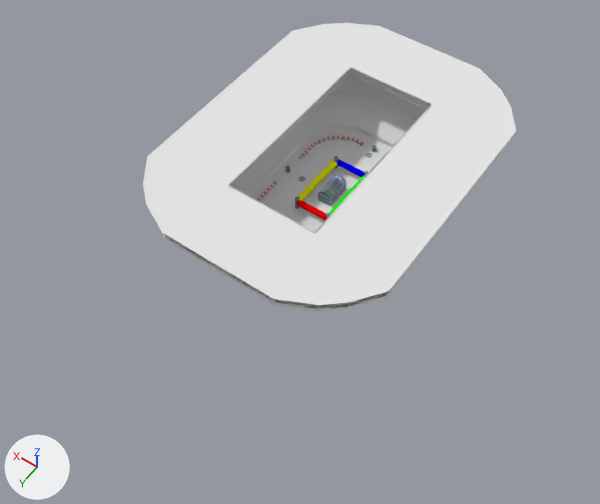
One commit to the Blender file media/trunk/tracks/arena_stadium/arena2.5.blend: the scene before it, then after it.
The view is the same before and after, from a camera (50 mm lens) standing at (-249.0, 335.0, 440.0) and looking at (-40.0, 42.0, -20.0). The lights are fixed; the arrows at lower left show +X, +Y and +Z. The first picture is the older version.

Names of what the first picture shows: 'Cube.001', 'Cube.002', 'Cube.007', 'Cube.010', 'beams1', 'beams2', 'ground', 'roof', 'stadium1', 'stadium2'.
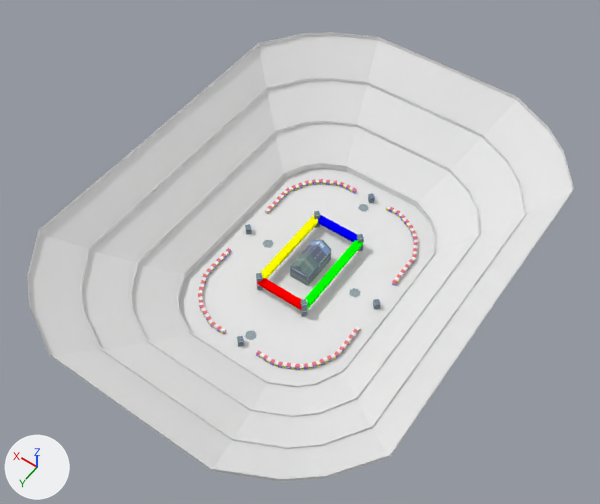
Where the change shows, as pixel boxes [x1, y1, x2, y2] in the pictures (600 x 504 px):
'stadium2', moved, rescaled (mostly hidden before)
    before: [164, 69, 511, 309]
    after: [28, 35, 572, 479]
'roof', hidden
    before: [143, 23, 516, 305]
'ground', moved, rescaled
    before: [250, 128, 391, 232]
    after: [179, 168, 435, 385]
'stadium1', moved, rescaled (mostly hidden before)
    before: [162, 77, 512, 311]
    after: [27, 32, 574, 481]
'Cube.002', moved, rescaled
    before: [257, 136, 364, 202]
    after: [198, 179, 418, 370]
'beams1', hidden
    before: [149, 69, 513, 310]
'Cube.010', moved, rescaled
    before: [295, 156, 369, 219]
    after: [256, 211, 364, 316]
'beams2', hidden
    before: [175, 69, 508, 309]
'Circle.003', moved, rescaled (not visible before)
    after: [245, 330, 257, 341]
'Cube.006', moved, rescaled (not visible before)
    after: [373, 299, 381, 309]
'Cube.003', moved, rescaled (not visible before)
    after: [237, 336, 244, 347]
'Cube.007', unchanged, uncovered by the edit
    before: [296, 159, 365, 220]
    after: [257, 215, 364, 310]

The edits, one by one:
Object 'stadium2' (ob_stadium2) moves from (0.0, 0.0, 0.0) to (21.3, 23.6, -61.3).
Object 'stadium2' (ob_stadium2) is rescaled from (1.0, 1.0, 1.0) to (1.53, 1.53, 1.53).
Object 'ground' (ob_ground) moves from (-38.0, 0.0, 0.0) to (-36.9, 23.6, -61.3).
Object 'ground' (ob_ground) is rescaled from (1.0, 1.0, 1.0) to (1.53, 1.53, 1.53).
Object 'stadium1' (ob_stadium1) moves from (0.0, 0.0, 0.0) to (21.3, 23.6, -61.3).
Object 'stadium1' (ob_stadium1) is rescaled from (1.0, 1.0, 1.0) to (1.53, 1.53, 1.53).
Object 'roof' (ob_roof) moves from (0.0, 0.0, 0.0) to (21.3, 23.6, -61.3).
Object 'roof' (ob_roof) is rescaled from (1.0, 1.0, 1.0) to (1.53, 1.53, 1.53).
Object 'roof' (ob_roof) is now hidden.
Object 'beams2' (ob_beams2) moves from (0.0, 0.0, 0.0) to (21.3, 23.6, -61.3).
Object 'beams2' (ob_beams2) is rescaled from (1.0, 1.0, 1.0) to (1.53, 1.53, 1.53).
Object 'beams2' (ob_beams2) is now hidden.
Object 'beams1' (ob_beams1) moves from (0.0, 0.0, 0.0) to (21.3, 23.6, -61.3).
Object 'beams1' (ob_beams1) is rescaled from (1.0, 1.0, 1.0) to (1.53, 1.53, 1.53).
Object 'beams1' (ob_beams1) is now hidden.
Object 'Circle.003' (ob_circle_003) moves from (-38.0, 48.0, 0.0) to (-36.9, 97.0, -61.3).
Object 'Circle.003' (ob_circle_003) is rescaled from (1.0, 1.0, 1.0) to (1.53, 1.53, 1.53).
Object 'Cube.010' (ob_cube_010) moves from (-51.0, -24.0, 1.4) to (-56.8, -13.1, -59.3).
Object 'Cube.010' (ob_cube_010) is rescaled from (1.4, 1.4, 2.8) to (2.14, 2.14, 4.28).
Object 'Cube.006' (ob_cube_006) moves from (-76.7, 0.8, 1.4) to (-96.1, 24.8, -59.3).
Object 'Cube.006' (ob_cube_006) is rescaled from (1.4, 1.4, 2.8) to (2.14, 2.14, 4.28).
Object 'Cube.003' (ob_cube_003) moves from (-37.0, 54.3, 1.4) to (-35.3, 106.7, -59.3).
Object 'Cube.003' (ob_cube_003) is rescaled from (1.4, 1.4, 2.8) to (2.14, 2.14, 4.28).
Object 'Cube.002' (ob_cube_002) moves from (-38.0, 0.0, 1.0) to (-36.9, 23.6, -59.8).
Object 'Cube.002' (ob_cube_002) is rescaled from (0.96, 0.96, 0.96) to (1.47, 1.47, 1.47).
